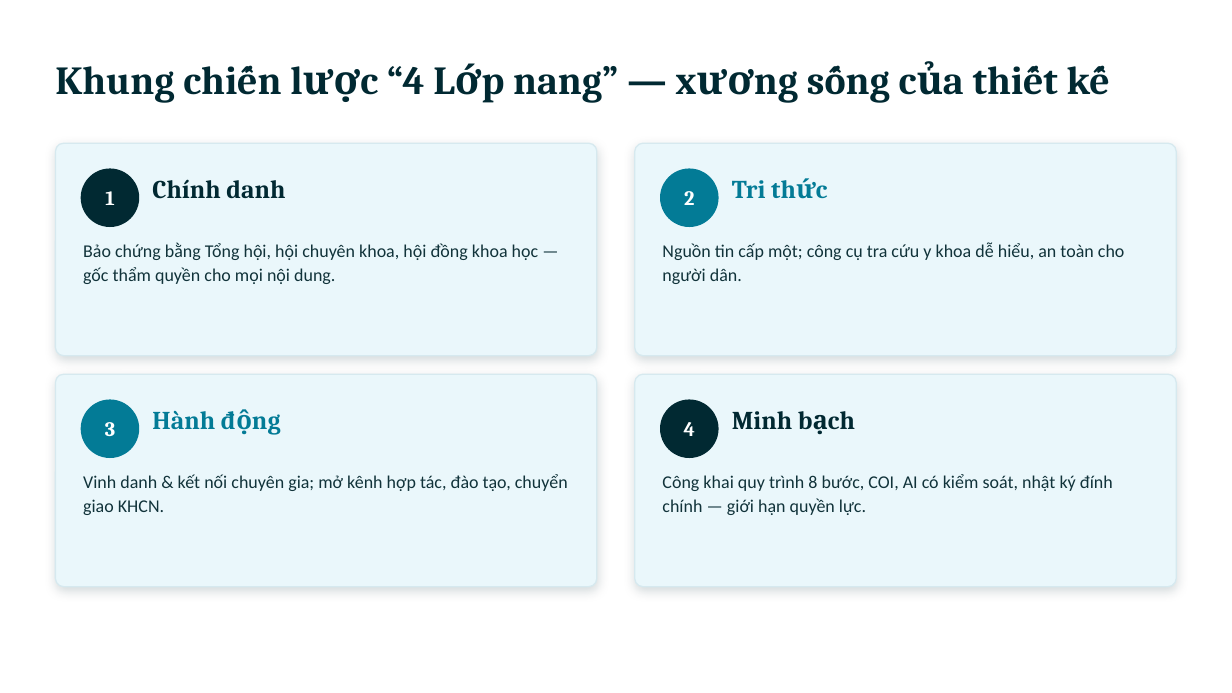
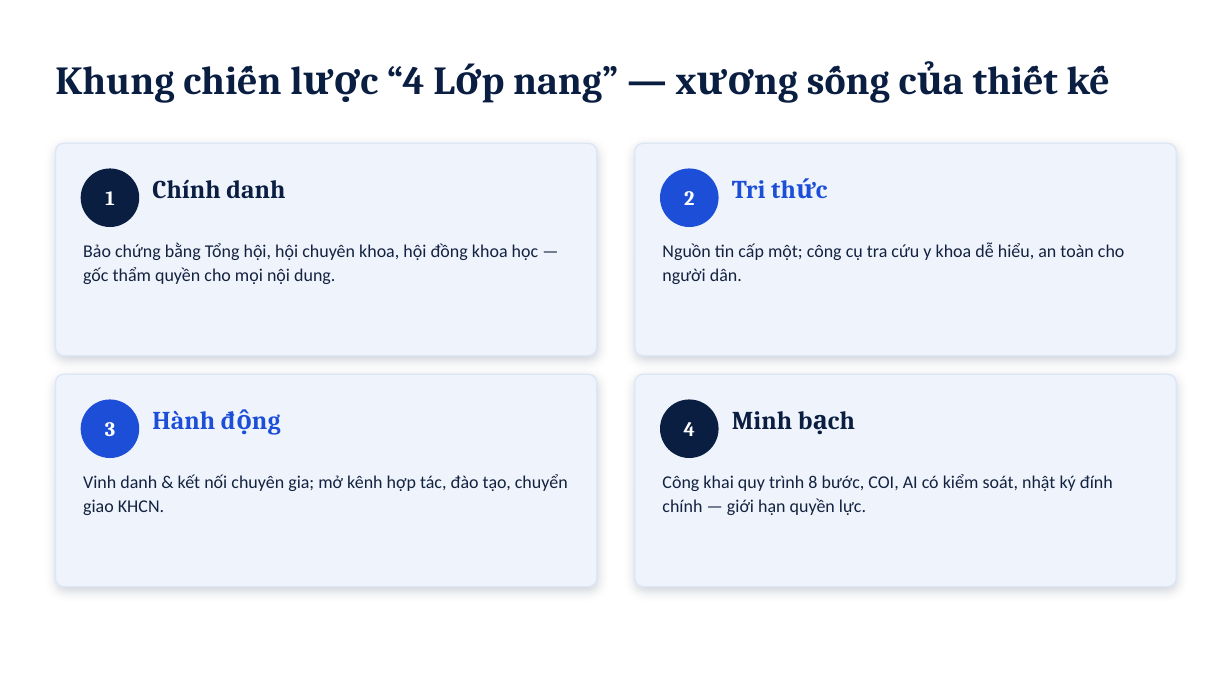
Before and after one commit to HT200/CCHC-Project, a slide deck: slide 3 of docs/CCHC-Thiet-ke-UIUX-Presentation.pptx. Drawn at 1232x693 pixels with LibreOffice and Linux fonts; fonts in the diff are those of the drawing. Boxes give left, top, right and bottom in pixels: in the first picture for what was removed or moved away, otherwise in the second. Text is boxed around its words. In the diff, an @@ line names an element or a change of style, - is before the commit and + after.

```diff
--- a/docs/CCHC-Thiet-ke-UIUX-Presentation.pptx
+++ b/docs/CCHC-Thiet-ke-UIUX-Presentation.pptx
@@ fill #EAF7FB to #EEF3FC; outline #D6E9EF 1 pt to #DCE6F5 1 pt; shadow changed in 4 elements at (x1=635, y1=143, x2=1177, y2=356), (x1=55, y1=374, x2=597, y2=587), (x1=635, y1=374, x2=1177, y2=587), (x1=55, y1=143, x2=597, y2=356) @@
@@ ellipse at (x1=81, y1=169, x2=139, y2=226): fill #012932 to #0A1E42; outline #012932 1 pt to #0A1E42 1 pt @@
@@ ellipse at (x1=661, y1=169, x2=718, y2=226): fill #037B96 to #1D4ED8; outline #037B96 1 pt to #1D4ED8 1 pt @@
@@ text "Tri thức" at (x1=732, y1=180, x2=766, y2=198): text colour #037B96 to #1D4ED8 @@
@@ ellipse at (x1=81, y1=400, x2=139, y2=457): fill #037B96 to #1D4ED8; outline #037B96 1 pt to #1D4ED8 1 pt @@
@@ text "Hành động" at (x1=152, y1=411, x2=215, y2=429): text colour #037B96 to #1D4ED8 @@
@@ ellipse at (x1=661, y1=400, x2=718, y2=457): fill #012932 to #0A1E42; outline #012932 1 pt to #0A1E42 1 pt @@
@@ text colour #012932 to #0A1E42 in 3 elements at (x1=55, y1=65, x2=1105, y2=103), (x1=152, y1=179, x2=285, y2=199), (x1=732, y1=411, x2=793, y2=429) @@
@@ text colour #11333A to #13223F in 4 elements at (x1=83, y1=242, x2=538, y2=284), (x1=662, y1=242, x2=1125, y2=284), (x1=83, y1=474, x2=568, y2=515), (x1=662, y1=474, x2=1113, y2=515) @@
```
Also in this commit, not shown: 10 other slides changed, 6 other files.
